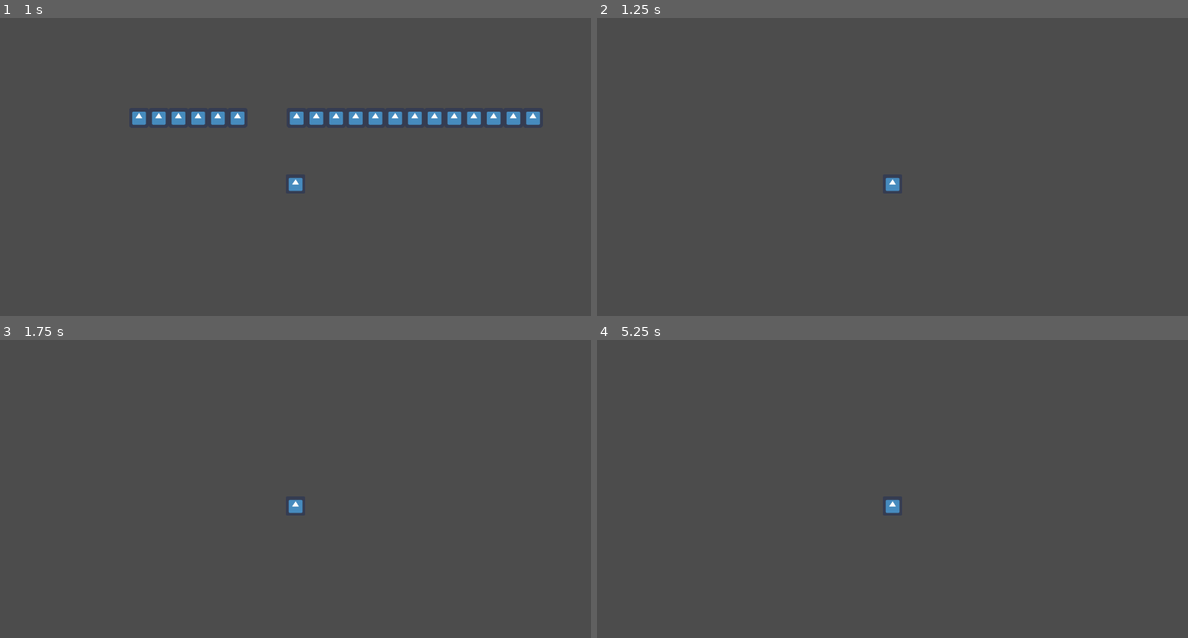
Above: before the commit, frames 1-4 (two rows, left to right).
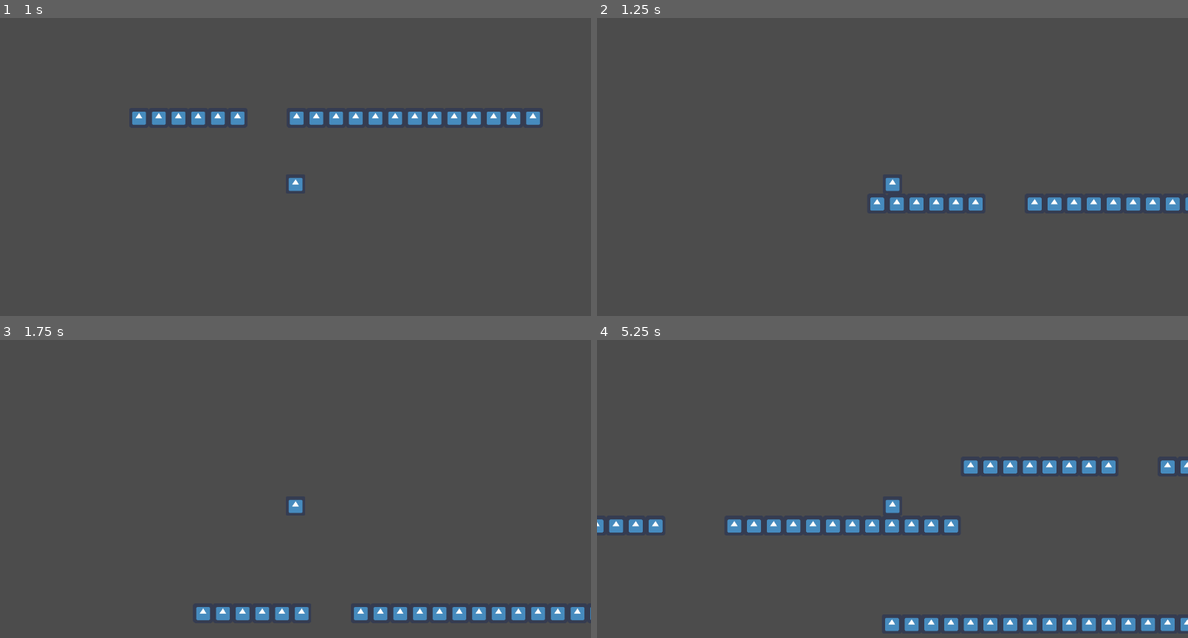
Above: after the commit, the same moments.

Repository: AledCompany/LDJam46
Game: Godot game, scene res://World.tscn
The game is run twice, just before and just after one commit, with the same random seed, the same clock (stepped at 60 frames per second) and the same inputs. The engine's default icon, where the game draws it, is replaced by a stand-in: a white triangle on a blue panel in a dark square.
Inputs:
- Up to frame 1 (1 s): tap Space (jump) at 0.77 s
- Up to frame 2 (1.25 s): no input
- Up to frame 3 (1.75 s): tap Space (jump) at 1.52 s
- Up to frame 4 (5.25 s): tap Space (jump) at 3.02, 3.77, 4.52 s

Frame 1 is identical in both runs. In frame 2, 1.5% of the frame differs, in the area x 46-100%, y 60-65%; in frame 3, 1.9%; in frame 4, 4.4%, in the area x 0-100%, y 40-98%.

Commit message:
Adding a death zone

Diff:
--- a/Player.gd
+++ b/Player.gd
@@ -23,3 +23,8 @@
 	print(velocity)
 	move_and_slide(velocity, Vector2.UP)
 	pass
+
+
+func _on_DeathZone_body_entered(body):
+	get_tree().reload_current_scene()
+	pass # Replace with function body.
--- a/World.tscn
+++ b/World.tscn
@@ -29,6 +29,9 @@
 } ]
 0/z_index = 0
 
+[sub_resource type="RectangleShape2D" id=3]
+extents = Vector2( 3368.8, 765.667 )
+
 [node name="World" type="Node2D"]
 
 [node name="TileMap" type="TileMap" parent="."]
@@ -42,3 +45,10 @@
 [node name="Camera2D" type="Camera2D" parent="Player"]
 current = true
 zoom = Vector2( 1.5, 1.5 )
+
+[node name="DeathZone" type="Area2D" parent="."]
+
+[node name="CollisionShape2D" type="CollisionShape2D" parent="DeathZone"]
+position = Vector2( 2290.01, 1786.98 )
+shape = SubResource( 3 )
+[connection signal="body_entered" from="DeathZone" to="Player" method="_on_DeathZone_body_entered"]
Not shown: 1 places in World.tscn that only renumber resources
